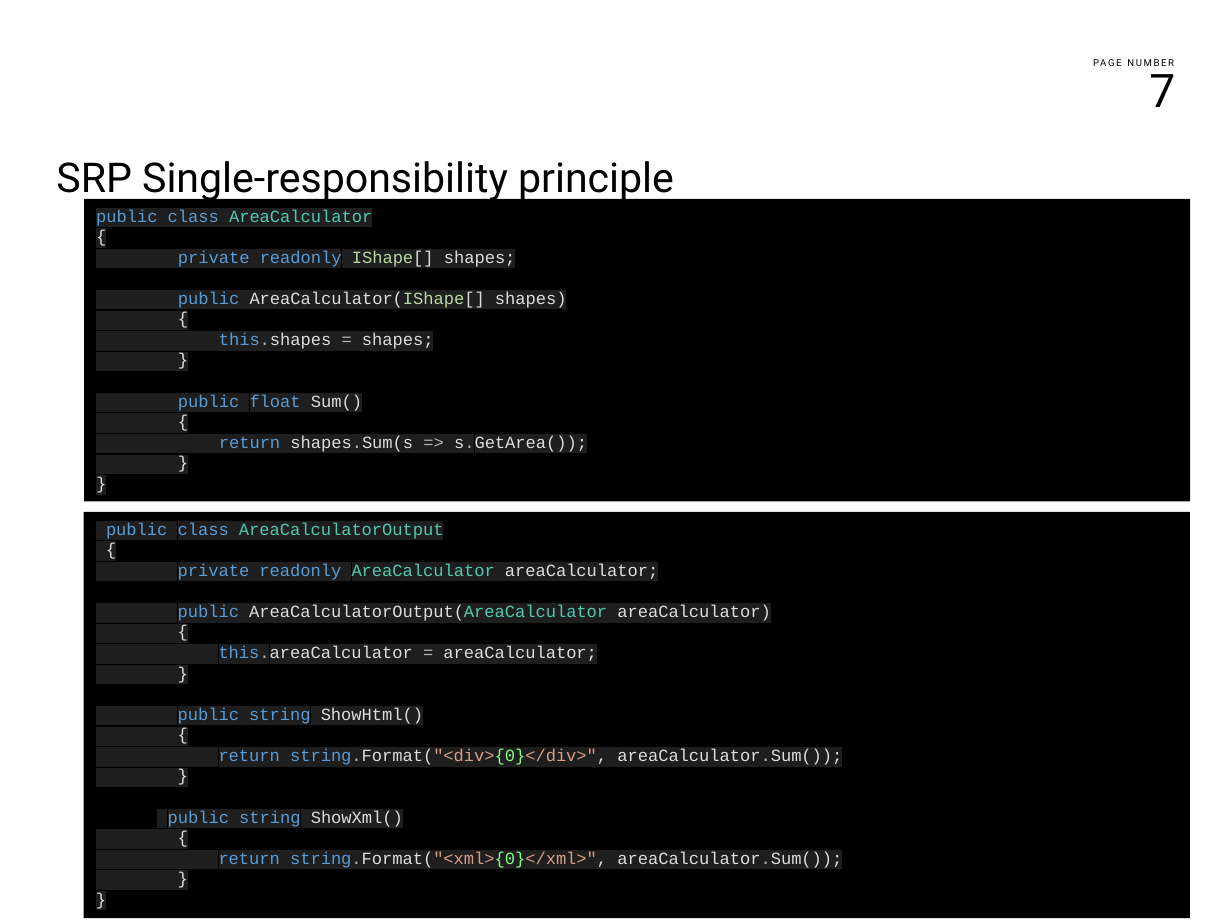
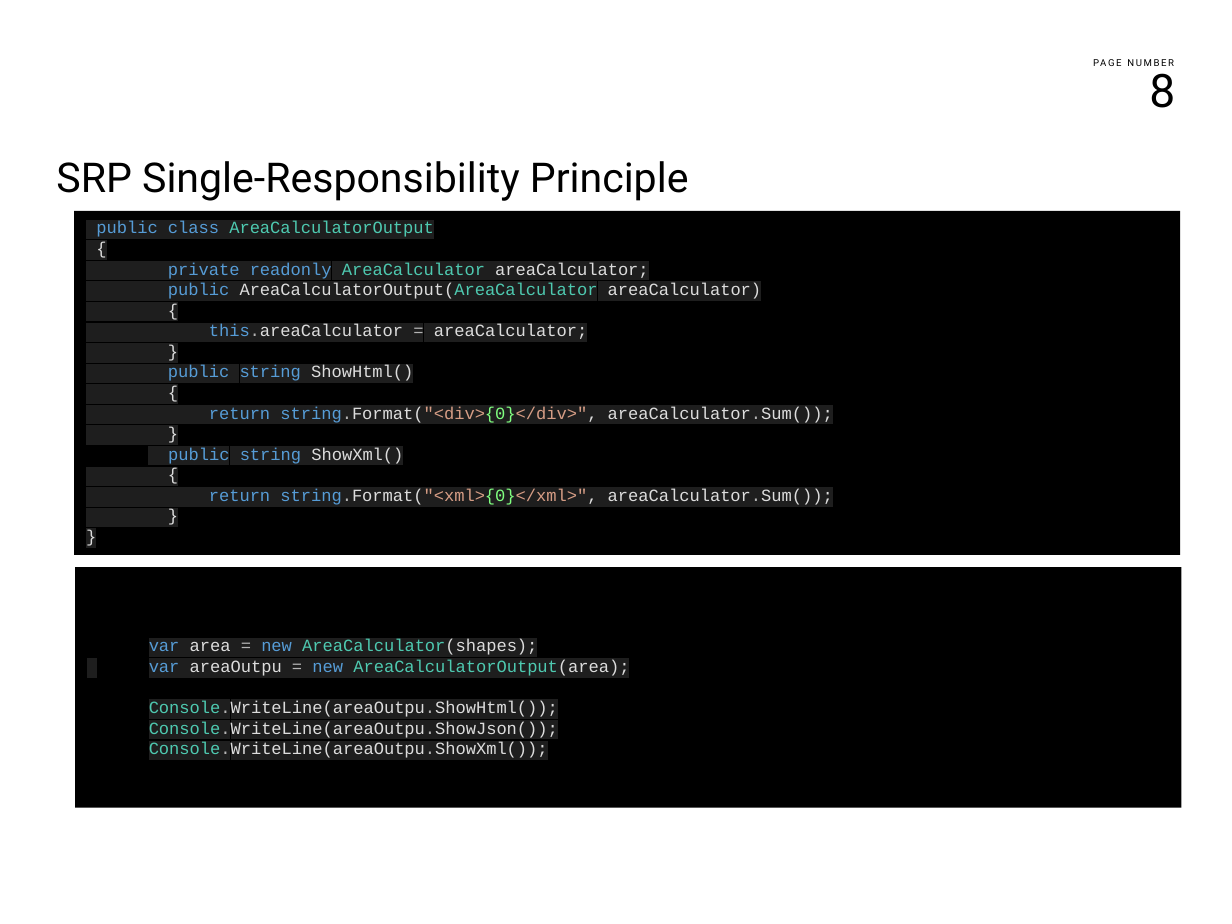
Before and after one commit to franco-melandri/SOLID, a slide deck: slide 8 of docs/solid.pptx (slide 7 before the commit). Drawn at 1232x924 pixels with LibreOffice and Linux fonts; fonts in the diff are those of the drawing; background and template pictures are left out. Boxes give left, top, right and bottom in pixels: in the first picture for what was removed or moved away, otherwise in the second. Text is boxed around its words. In the diff, an @@ line names an element or a change of style, - is before the commit and + after.

```diff
--- a/docs/solid.pptx
+++ b/docs/solid.pptx
@@ page number at (x1=1149, y1=65, x2=1175, y2=108): text changed @@
-7
+8
@@ text at (x1=56, y1=161, x2=689, y2=201): text changed @@
-SRP Single-responsibility principle
+SRP Single-Responsibility Principle
@@ rectangle removed at (x1=84, y1=198, x2=1190, y2=501) @@
-public class AreaCalculator
-{
-private readonly IShape[] shapes;
-public AreaCalculator(IShape[] shapes)
-{
-this.shapes = shapes;
-}
-public float Sum()
-{
-return shapes.Sum(s => s.GetArea());
-}
-}
@@ rectangle "public class AreaCalculatorOutput" resized from (x1=84, y1=513, x2=1190, y2=919) to (x1=74, y1=211, x2=1180, y2=554) @@
@@ rectangle added at (x1=75, y1=567, x2=1181, y2=807), fill #000000, 10 pt, text #DCDCDC @@
+….
+var area = new AreaCalculator(shapes);
+var areaOutpu = new AreaCalculatorOutput(area);
+Console.WriteLine(areaOutpu.ShowHtml());
+Console.WriteLine(areaOutpu.ShowJson());
+Console.WriteLine(areaOutpu.ShowXml());
```
Also in this commit, not shown: 3 other slides changed, 5 slides added, 6 other files.
